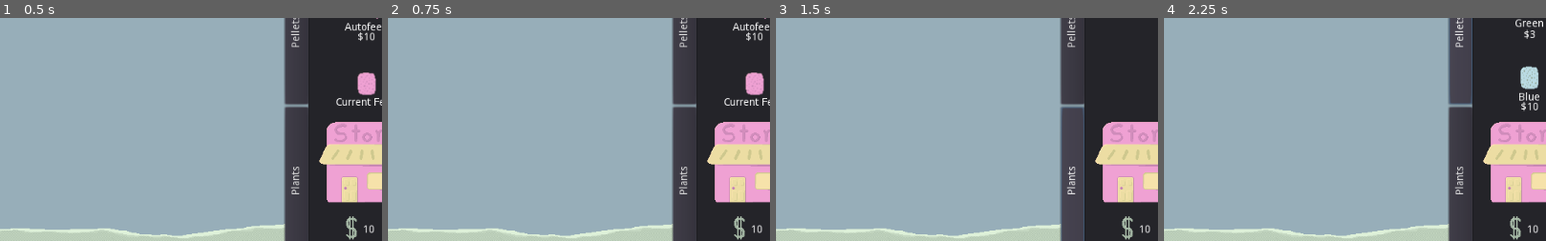
Above: before the commit, frames 1-4 (left to right).
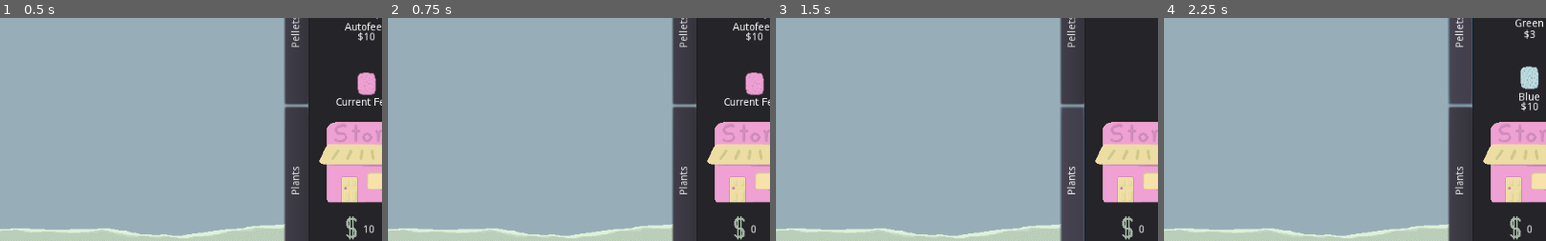
Above: after the commit, the same moments.

Repository: Struckdown/oohgamejam2020
Game: Godot game, scene res://Scenes/World.tscn
Same seed, same stepped clock (60 frames per second), same inputs: the game is played once before the commit and once after it.
Inputs:
- Up to frame 1 (0.5 s): no input
- Up to frame 2 (0.75 s): click "Fish" at 0.5 s
- Up to frame 3 (1.5 s): click "Plants" at 1.25 s
- Up to frame 4 (2.25 s): click "Pellets" at 2 s
The pictures show only the part of the screen within x 45-95%, y 47-97%; the shares and areas given below are measured in that part.

Frame 1 is identical in both runs. In frame 2, less than 0.1% of the frame differs, in the area x 95-98%, y 92-97%; in frame 3, less than 0.1%; in frame 4, less than 0.1%.

Commit message:
Support for pellet cost/type logic WIP

Diff:
--- a/src/Scenes/Pellet.tscn
+++ b/src/Scenes/Pellet.tscn
@@ -12,7 +12,8 @@
 
 [node name="Sprite" type="Sprite" parent="."]
 texture = ExtResource( 1 )
-hframes = 6
+vframes = 6
+hframes = 4
 
 [node name="Pellet" type="Area2D" parent="."]
 
--- a/src/Scripts/GameManager.gd
+++ b/src/Scripts/GameManager.gd
@@ -24,6 +24,9 @@
 #	pass
 
 func spawnFish():
+	if currency < 10:
+		return
+	currency -= 10
 	var scene = load("res://Scenes/Fish.tscn")
 	var fish = scene.instance()
 	var root = get_tree().get_root()
@@ -32,9 +35,9 @@
 	rng.randomize()
 	var xpos = rng.randf_range(0, MAX_SCREEN_WIDTH)
 	var ypos = rng.randf_range(-50, 50)
-	print(xpos, str(ypos))
 	fish.position = Vector2(xpos, ypos)
 	fishArray.append(fish)
+	updateUI()
 
 
 func requestSellFish(fish):
--- a/src/Scripts/MouseManager.gd
+++ b/src/Scripts/MouseManager.gd
@@ -3,6 +3,8 @@
 
 enum mouseStates {SELLING, FEED}
 var mouseState = mouseStates.SELLING
+var activePelletType = "pink"
+
 
 func _ready():
 	mouseState = mouseStates.FEED
@@ -44,12 +46,24 @@
 	return cost <= GameManager.currency
 
 func spawnPellet(location):
-	GameManager.currency -= 1
-	var scene = load("res://Scenes/Pellet.tscn")
-	var pellet = scene.instance()
-	get_parent().add_child(pellet)
-	pellet.position = location
+	if GameManager.currency >= getPelletCost(activePelletType):
+		GameManager.currency -= getPelletCost(activePelletType)
+		var scene = load("res://Scenes/Pellet.tscn")
+		var pellet = scene.instance()
+		get_parent().add_child(pellet)
+		pellet.position = location
+		pellet.setPelletType(activePelletType)
 
+func getPelletCost(pelletType):
+	match pelletType:
+		"pink":
+			return 0
+		"yellow":
+			return 1
+		"green":
+			return 3
+		"blue":
+			return 10
 
 func setMouseState(state):
 	match state:
--- a/src/Scripts/Pellet.gd
+++ b/src/Scripts/Pellet.gd
@@ -2,12 +2,12 @@
 
 var FALL_SPEED = 1
 enum pelletTypeOptions {PINK, GREEN, YELLOW, BLUE}
-var pelletType
+var pelletType = pelletTypeOptions.PINK
 
 # Called when the node enters the scene tree for the first time.
 func _ready():
 	$AudioStreamPlayer2D.play(0)
-	$Sprite.frame = randi() % 6
+	setPelletType("pink")
 
 
 # Called every frame. 'delta' is the elapsed time since the previous frame.
@@ -20,5 +20,13 @@
 
 
 func setPelletType(type):
-	pelletType = type
-	#TODO update graphic
+	match type:
+		"pink":
+			pelletType = pelletTypeOptions.PINK
+		"green":
+			pelletType = pelletTypeOptions.GREEN
+		"yellow":
+			pelletType = pelletTypeOptions.YELLOW
+		"blue":
+			pelletType = pelletTypeOptions.BLUE
+	$Sprite.frame = pelletType + len(pelletTypeOptions) * (randi() % 6)
